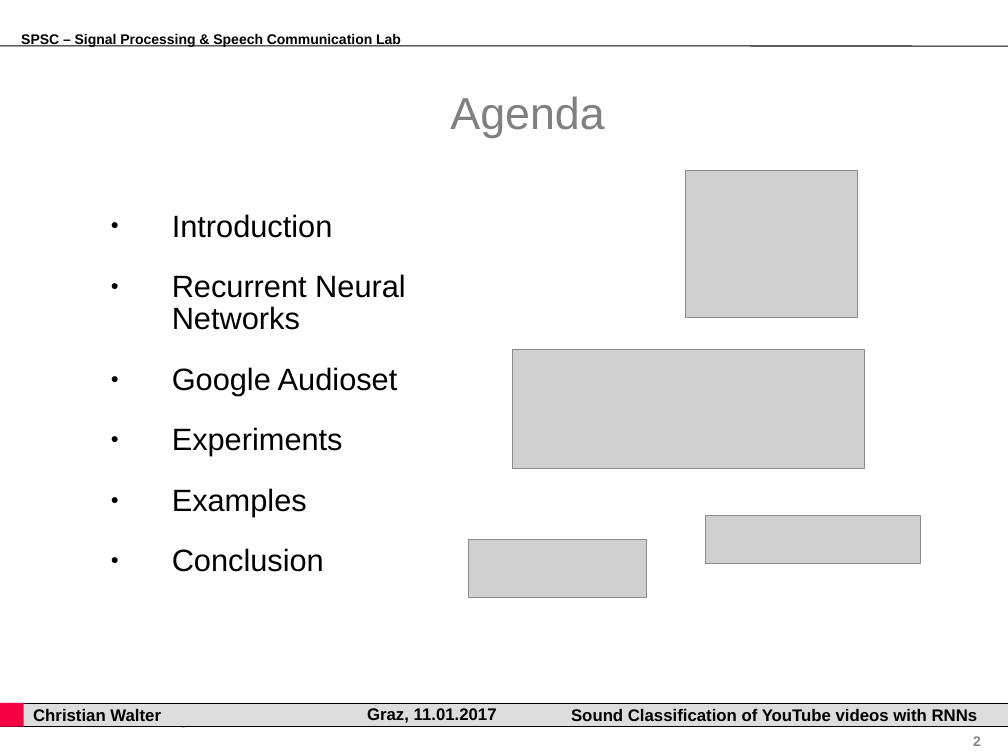
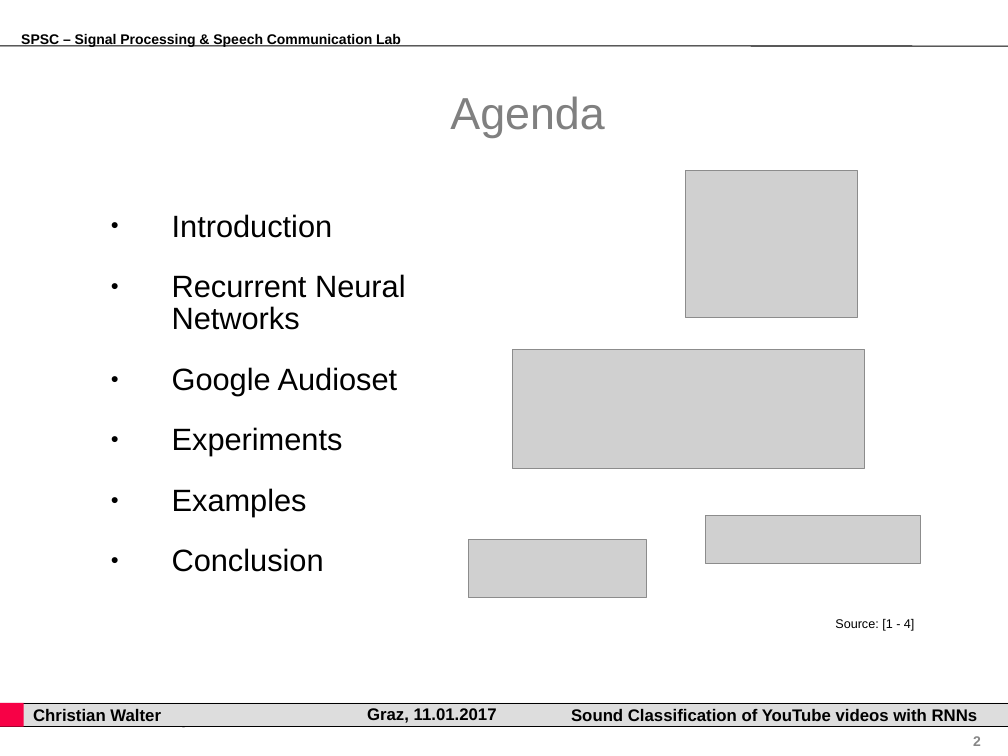
Before and after one commit to gartenschlaefer/present, a slide deck: slide 2 of bachelor_thesis/bachelor_thesis.ppt. Drawn at 1008x756 pixels with LibreOffice and Linux fonts; fonts in the diff are those of the drawing; grey boxes stand for pictures; background and template pictures are left out. Boxes give left, top, right and bottom in pixels: in the first picture for what was removed or moved away, otherwise in the second. Text is boxed around its words. In the diff, an @@ line names an element or a change of style, - is before the commit and + after.

```diff
--- a/bachelor_thesis/bachelor_thesis.ppt
+++ b/bachelor_thesis/bachelor_thesis.ppt
@@ text added at [835,619,914,631], 9 pt, text #000000 @@
+Source: [1 - 4]
```
Also in this commit, not shown: 4 other slides changed, 5 slides added, 1 slide removed, 14 other files.
